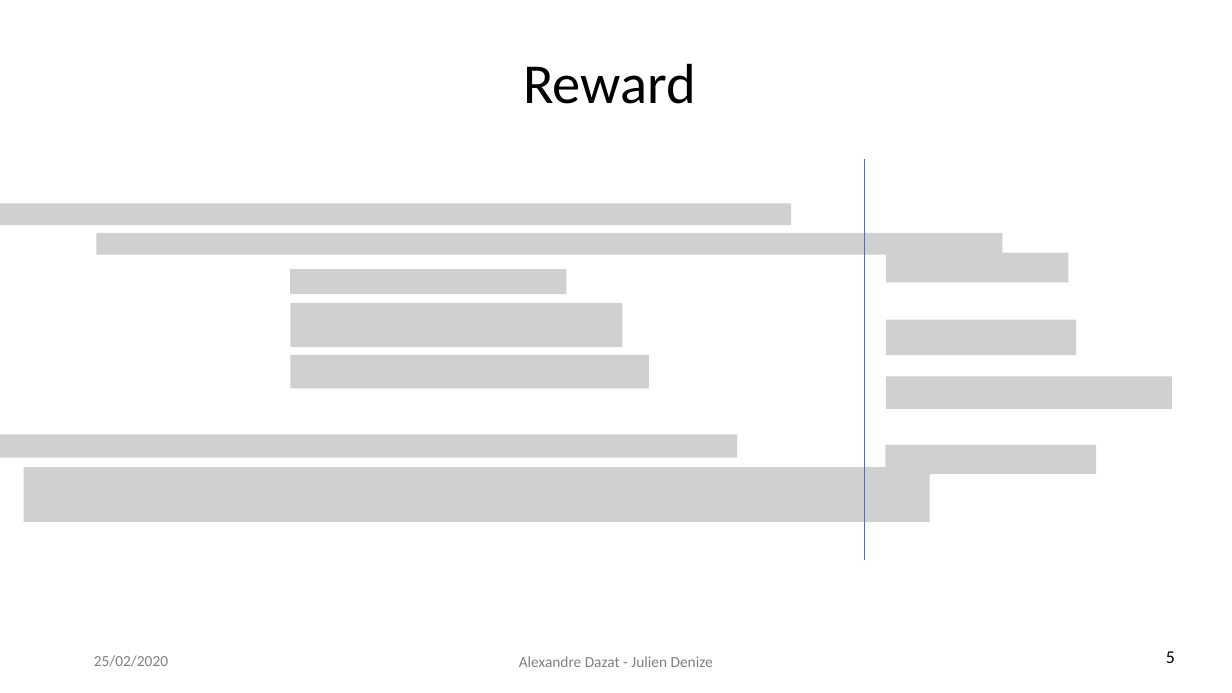
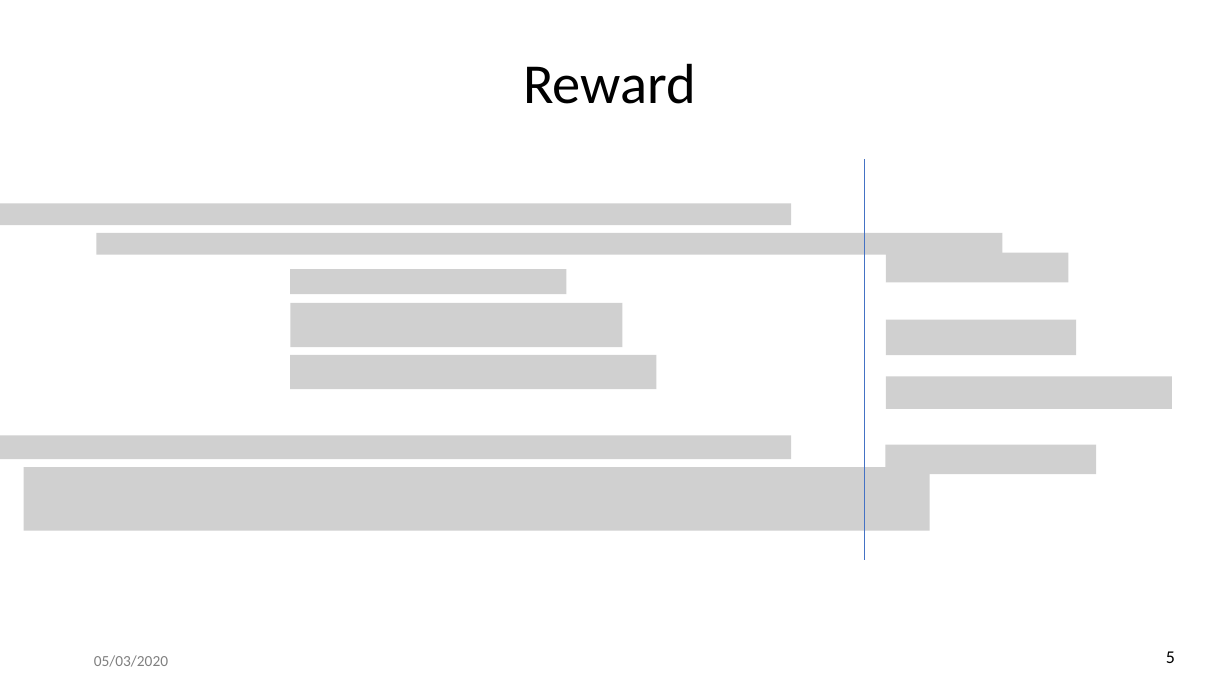
Before and after one commit to juliendenize/Linkedin-IA316-2020, a slide deck: slide 5 of IA316_Linkdn.pptx. Drawn at 1232x693 pixels with LibreOffice and Linux fonts; fonts in the diff are those of the drawing; grey boxes stand for pictures; background and template pictures are left out. Boxes give left, top, right and bottom in pixels: in the first picture for what was removed or moved away, otherwise in the second. Text is boxed around its words. In the diff, an @@ line names an element or a change of style, - is before the commit and + after.

Commit message:
final slides

```diff
--- a/IA316_Linkdn.pptx
+++ b/IA316_Linkdn.pptx
@@ picture: place and size @@
-picture at box(290, 355, 649, 388)
+picture at box(290, 355, 656, 389)
@@ picture: place and size @@
-picture at box(0, 434, 738, 457)
+picture at box(0, 435, 792, 459)
@@ picture: place and size @@
-picture at box(24, 468, 931, 522)
+picture at box(24, 468, 931, 531)
@@ text at box(94, 655, 168, 667): text changed @@
-25/02/2020
+05/03/2020
@@ text removed at box(519, 656, 713, 667) @@
-Alexandre Dazat - Julien Denize
```
Also in this commit, not shown: 12 other slides changed.
